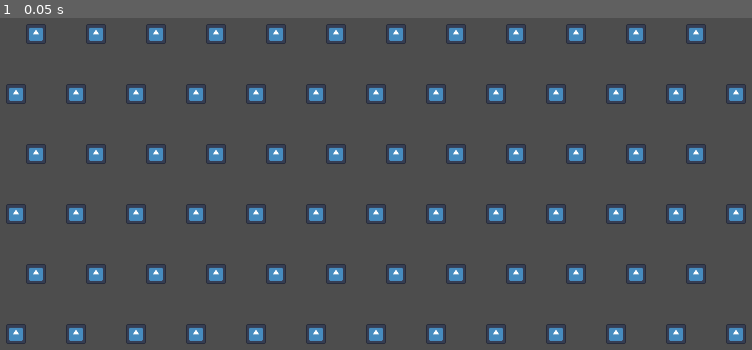
Above: before the commit, frame 1.
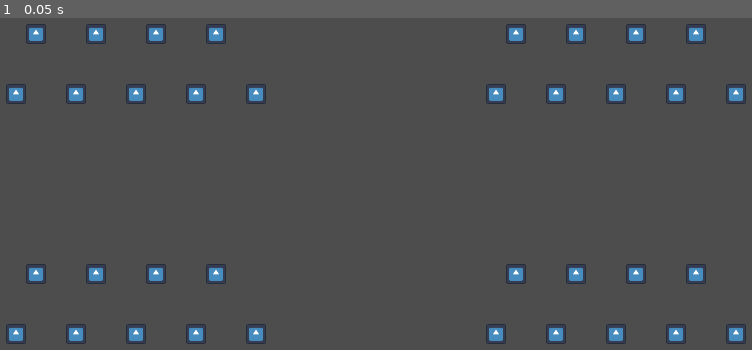
Above: after the commit, the same moment.

Repository: axQuadratic/IKEA-Escape-Quest
Game: Godot game, scene res://scenes/map-manager/floors/floor_checkerboard.tscn
Same seed, same stepped clock (60 frames per second), same inputs: the game is played once before the commit and once after it. Before the commit the project has no main scene; this scene is started directly in both runs. The engine's default icon, where the game draws it, is replaced by a stand-in: a white triangle on a blue panel in a dark square.
Inputs:
- Up to frame 1 (0.05 s): no input

The runs differ from the first frame. In frame 1, 4.0% of the frame differs, in the area x 0-100%, y 1-99%.
Error before the commit: Invalid assignment of property or key 'room_walls' with value of type 'Array' on a base object of type 'RefCounted (Room)'. (res://scripts/map-manager/map_data…

Commit message:
Map Manager Completed

Diff:
--- a/project.godot
+++ b/project.godot
@@ -11,14 +11,35 @@
 [application]
 
 config/name="IKEA Escape Quest"
+run/main_scene="res://scenes/map.tscn"
 config/features=PackedStringArray("4.3", "Forward Plus")
 config/icon="res://icon.svg"
-
-[autoload]
-
-MapData="*res://scripts/map-manager/map_data.gd"
 
 [display]
 
 window/size/viewport_width=1280
 window/size/viewport_height=720
+window/stretch/mode="viewport"
+
+[input]
+
+left={
+"deadzone": 0.5,
+"events": [Object(InputEventKey,"resource_local_to_scene":false,"resource_name":"","device":0,"window_id":0,"alt_pressed":false,"shift_pressed":false,"ctrl_pressed":false,"meta_pressed":false,"pressed":false,"keycode":0,"physical_keycode":65,"key_label":0,"unicode":0,"location":0,"echo":false,"script":null)
+]
+}
+right={
+"deadzone": 0.5,
+"events": [Object(InputEventKey,"resource_local_to_scene":false,"resource_name":"","device":-1,"window_id":0,"alt_pressed":false,"shift_pressed":false,"ctrl_pressed":false,"meta_pressed":false,"pressed":false,"keycode":0,"physical_keycode":68,"key_label":0,"unicode":100,"location":0,"echo":false,"script":null)
+]
+}
+up={
+"deadzone": 0.5,
+"events": [Object(InputEventKey,"resource_local_to_scene":false,"resource_name":"","device":-1,"window_id":0,"alt_pressed":false,"shift_pressed":false,"ctrl_pressed":false,"meta_pressed":false,"pressed":false,"keycode":0,"physical_keycode":87,"key_label":0,"unicode":119,"location":0,"echo":false,"script":null)
+]
+}
+down={
+"deadzone": 0.5,
+"events": [Object(InputEventKey,"resource_local_to_scene":false,"resource_name":"","device":-1,"window_id":0,"alt_pressed":false,"shift_pressed":false,"ctrl_pressed":false,"meta_pressed":false,"pressed":false,"keycode":0,"physical_keycode":83,"key_label":0,"unicode":115,"location":0,"echo":false,"script":null)
+]
+}
--- a/scenes/map-manager/floors/floor_checkerboard.tscn
+++ b/scenes/map-manager/floors/floor_checkerboard.tscn
@@ -24,22 +24,6 @@
 
 [node name="CollisionShape2D4" type="CollisionShape2D" parent="StaticBody2D"]
 position = Vector2(288, 0)
-shape = SubResource("RectangleShape2D_oxqtt")
-
-[node name="CollisionShape2D5" type="CollisionShape2D" parent="StaticBody2D"]
-position = Vector2(384, 0)
-shape = SubResource("RectangleShape2D_oxqtt")
-
-[node name="CollisionShape2D6" type="CollisionShape2D" parent="StaticBody2D"]
-position = Vector2(480, 0)
-shape = SubResource("RectangleShape2D_oxqtt")
-
-[node name="CollisionShape2D7" type="CollisionShape2D" parent="StaticBody2D"]
-position = Vector2(576, 0)
-shape = SubResource("RectangleShape2D_oxqtt")
-
-[node name="CollisionShape2D8" type="CollisionShape2D" parent="StaticBody2D"]
-position = Vector2(672, 0)
 shape = SubResource("RectangleShape2D_oxqtt")
 
 [node name="CollisionShape2D9" type="CollisionShape2D" parent="StaticBody2D"]
@@ -80,18 +64,6 @@
 position = Vector2(288, 0)
 shape = SubResource("RectangleShape2D_oxqtt")
 
-[node name="CollisionShape2D5" type="CollisionShape2D" parent="StaticBody2D2"]
-position = Vector2(384, 0)
-shape = SubResource("RectangleShape2D_oxqtt")
-
-[node name="CollisionShape2D6" type="CollisionShape2D" parent="StaticBody2D2"]
-position = Vector2(480, 0)
-shape = SubResource("RectangleShape2D_oxqtt")
-
-[node name="CollisionShape2D7" type="CollisionShape2D" parent="StaticBody2D2"]
-position = Vector2(576, 0)
-shape = SubResource("RectangleShape2D_oxqtt")
-
 [node name="CollisionShape2D8" type="CollisionShape2D" parent="StaticBody2D2"]
 position = Vector2(672, 0)
 shape = SubResource("RectangleShape2D_oxqtt")
@@ -112,110 +84,6 @@
 position = Vector2(1056, 0)
 shape = SubResource("RectangleShape2D_oxqtt")
 
-[node name="StaticBody2D3" type="StaticBody2D" parent="."]
-position = Vector2(96, 312)
-
-[node name="CollisionShape2D" type="CollisionShape2D" parent="StaticBody2D3"]
-shape = SubResource("RectangleShape2D_oxqtt")
-
-[node name="CollisionShape2D2" type="CollisionShape2D" parent="StaticBody2D3"]
-position = Vector2(96, 0)
-shape = SubResource("RectangleShape2D_oxqtt")
-
-[node name="CollisionShape2D3" type="CollisionShape2D" parent="StaticBody2D3"]
-position = Vector2(192, 0)
-shape = SubResource("RectangleShape2D_oxqtt")
-
-[node name="CollisionShape2D4" type="CollisionShape2D" parent="StaticBody2D3"]
-position = Vector2(288, 0)
-shape = SubResource("RectangleShape2D_oxqtt")
-
-[node name="CollisionShape2D5" type="CollisionShape2D" parent="StaticBody2D3"]
-position = Vector2(384, 0)
-shape = SubResource("RectangleShape2D_oxqtt")
-
-[node name="CollisionShape2D6" type="CollisionShape2D" parent="StaticBody2D3"]
-position = Vector2(480, 0)
-shape = SubResource("RectangleShape2D_oxqtt")
-
-[node name="CollisionShape2D7" type="CollisionShape2D" parent="StaticBody2D3"]
-position = Vector2(576, 0)
-shape = SubResource("RectangleShape2D_oxqtt")
-
-[node name="CollisionShape2D8" type="CollisionShape2D" parent="StaticBody2D3"]
-position = Vector2(672, 0)
-shape = SubResource("RectangleShape2D_oxqtt")
-
-[node name="CollisionShape2D9" type="CollisionShape2D" parent="StaticBody2D3"]
-position = Vector2(768, 0)
-shape = SubResource("RectangleShape2D_oxqtt")
-
-[node name="CollisionShape2D10" type="CollisionShape2D" parent="StaticBody2D3"]
-position = Vector2(864, 0)
-shape = SubResource("RectangleShape2D_oxqtt")
-
-[node name="CollisionShape2D11" type="CollisionShape2D" parent="StaticBody2D3"]
-position = Vector2(960, 0)
-shape = SubResource("RectangleShape2D_oxqtt")
-
-[node name="CollisionShape2D12" type="CollisionShape2D" parent="StaticBody2D3"]
-position = Vector2(1056, 0)
-shape = SubResource("RectangleShape2D_oxqtt")
-
-[node name="StaticBody2D4" type="StaticBody2D" parent="."]
-position = Vector2(160, 408)
-
-[node name="CollisionShape2D13" type="CollisionShape2D" parent="StaticBody2D4"]
-position = Vector2(-96, 0)
-shape = SubResource("RectangleShape2D_oxqtt")
-
-[node name="CollisionShape2D" type="CollisionShape2D" parent="StaticBody2D4"]
-shape = SubResource("RectangleShape2D_oxqtt")
-
-[node name="CollisionShape2D2" type="CollisionShape2D" parent="StaticBody2D4"]
-position = Vector2(96, 0)
-shape = SubResource("RectangleShape2D_oxqtt")
-
-[node name="CollisionShape2D3" type="CollisionShape2D" parent="StaticBody2D4"]
-position = Vector2(192, 0)
-shape = SubResource("RectangleShape2D_oxqtt")
-
-[node name="CollisionShape2D4" type="CollisionShape2D" parent="StaticBody2D4"]
-position = Vector2(288, 0)
-shape = SubResource("RectangleShape2D_oxqtt")
-
-[node name="CollisionShape2D5" type="CollisionShape2D" parent="StaticBody2D4"]
-position = Vector2(384, 0)
-shape = SubResource("RectangleShape2D_oxqtt")
-
-[node name="CollisionShape2D6" type="CollisionShape2D" parent="StaticBody2D4"]
-position = Vector2(480, 0)
-shape = SubResource("RectangleShape2D_oxqtt")
-
-[node name="CollisionShape2D7" type="CollisionShape2D" parent="StaticBody2D4"]
-position = Vector2(576, 0)
-shape = SubResource("RectangleShape2D_oxqtt")
-
-[node name="CollisionShape2D8" type="CollisionShape2D" parent="StaticBody2D4"]
-position = Vector2(672, 0)
-shape = SubResource("RectangleShape2D_oxqtt")
-
-[node name="CollisionShape2D9" type="CollisionShape2D" parent="StaticBody2D4"]
-position = Vector2(768, 0)
-shape = SubResource("RectangleShape2D_oxqtt")
-
-[node name="CollisionShape2D10" type="CollisionShape2D" parent="StaticBody2D4"]
-position = Vector2(864, 0)
-shape = SubResource("RectangleShape2D_oxqtt")
-
-[node name="CollisionShape2D11" type="CollisionShape2D" parent="StaticBody2D4"]
-position = Vector2(960, 0)
-shape = SubResource("RectangleShape2D_oxqtt")
-
-[node name="CollisionShape2D12" type="CollisionShape2D" parent="StaticBody2D4"]
-position = Vector2(1056, 0)
-shape = SubResource("RectangleShape2D_oxqtt")
-
 [node name="StaticBody2D5" type="StaticBody2D" parent="."]
 position = Vector2(96, 504)
 
@@ -232,22 +100,6 @@
 
 [node name="CollisionShape2D4" type="CollisionShape2D" parent="StaticBody2D5"]
 position = Vector2(288, 0)
-shape = SubResource("RectangleShape2D_oxqtt")
-
-[node name="CollisionShape2D5" type="CollisionShape2D" parent="StaticBody2D5"]
-position = Vector2(384, 0)
-shape = SubResource("RectangleShape2D_oxqtt")
-
-[node name="CollisionShape2D6" type="CollisionShape2D" parent="StaticBody2D5"]
-position = Vector2(480, 0)
-shape = SubResource("RectangleShape2D_oxqtt")
-
-[node name="CollisionShape2D7" type="CollisionShape2D" parent="StaticBody2D5"]
-position = Vector2(576, 0)
-shape = SubResource("RectangleShape2D_oxqtt")
-
-[node name="CollisionShape2D8" type="CollisionShape2D" parent="StaticBody2D5"]
-position = Vector2(672, 0)
 shape = SubResource("RectangleShape2D_oxqtt")
 
 [node name="CollisionShape2D9" type="CollisionShape2D" parent="StaticBody2D5"]
@@ -288,18 +140,6 @@
 position = Vector2(288, 0)
 shape = SubResource("RectangleShape2D_oxqtt")
 
-[node name="CollisionShape2D5" type="CollisionShape2D" parent="StaticBody2D6"]
-position = Vector2(384, 0)
-shape = SubResource("RectangleShape2D_oxqtt")
-
-[node name="CollisionShape2D6" type="CollisionShape2D" parent="StaticBody2D6"]
-position = Vector2(480, 0)
-shape = SubResource("RectangleShape2D_oxqtt")
-
-[node name="CollisionShape2D7" type="CollisionShape2D" parent="StaticBody2D6"]
-position = Vector2(576, 0)
-shape = SubResource("RectangleShape2D_oxqtt")
-
 [node name="CollisionShape2D8" type="CollisionShape2D" parent="StaticBody2D6"]
 position = Vector2(672, 0)
 shape = SubResource("RectangleShape2D_oxqtt")
--- /dev/null
+++ b/scenes/map-manager/minimap/map_icon.tscn
@@ -0,0 +1,6 @@
+[gd_scene format=3 uid="uid://dxva8okj37ysh"]
+
+[node name="MapIcon" type="ColorRect"]
+size_flags_horizontal = 3
+size_flags_vertical = 3
+color = Color(0.411765, 0.411765, 0.411765, 0)
--- a/scenes/map-manager/room.tscn
+++ b/scenes/map-manager/room.tscn
@@ -1,34 +1,58 @@
-[gd_scene load_steps=4 format=3 uid="uid://jvb0lna6ynwc"]
+[gd_scene load_steps=5 format=3 uid="uid://jvb0lna6ynwc"]
 
 [ext_resource type="Script" path="res://scripts/map-manager/room.gd" id="1_mmyys"]
+[ext_resource type="Texture2D" uid="uid://wbd4f4p66e2v" path="res://icon.svg" id="2_x338x"]
 
-[sub_resource type="RectangleShape2D" id="RectangleShape2D_mmpnj"]
+[sub_resource type="RectangleShape2D" id="RectangleShape2D_5xnes"]
 size = Vector2(64, 32)
 
-[sub_resource type="RectangleShape2D" id="RectangleShape2D_lxoos"]
+[sub_resource type="RectangleShape2D" id="RectangleShape2D_643t5"]
 size = Vector2(32, 64)
 
 [node name="Room" type="Node2D"]
 script = ExtResource("1_mmyys")
-room_walls = Array[String](["closed", "open", "open", "closed"])
+room_walls = ["closed", "open", "open", "closed"]
 room_floor = "block"
 
-[node name="DoorManager" type="Area2D" parent="."]
+[node name="DoorCollisionManager" type="StaticBody2D" parent="."]
 
-[node name="TopCollision" type="CollisionShape2D" parent="DoorManager"]
+[node name="TopCollision" type="CollisionShape2D" parent="DoorCollisionManager"]
+visible = false
 position = Vector2(640, 16)
-shape = SubResource("RectangleShape2D_mmpnj")
+shape = SubResource("RectangleShape2D_5xnes")
+disabled = true
 
-[node name="RightCollision" type="CollisionShape2D" parent="DoorManager"]
+[node name="Sprite2D" type="Sprite2D" parent="DoorCollisionManager/TopCollision"]
+position = Vector2(2.38419e-05, 2.86102e-06)
+scale = Vector2(0.5, 0.25)
+texture = ExtResource("2_x338x")
+
+[node name="RightCollision" type="CollisionShape2D" parent="DoorCollisionManager"]
+visible = false
 position = Vector2(1264, 360)
-shape = SubResource("RectangleShape2D_lxoos")
+shape = SubResource("RectangleShape2D_643t5")
+disabled = true
 
-[node name="BottomCollision" type="CollisionShape2D" parent="DoorManager"]
+[node name="Sprite2D" type="Sprite2D" parent="DoorCollisionManager/RightCollision"]
+scale = Vector2(0.25, 0.5)
+texture = ExtResource("2_x338x")
+
+[node name="BottomCollision" type="CollisionShape2D" parent="DoorCollisionManager"]
+visible = false
 position = Vector2(640, 704)
-shape = SubResource("RectangleShape2D_mmpnj")
+shape = SubResource("RectangleShape2D_5xnes")
+disabled = true
 
-[node name="LeftCollision" type="CollisionShape2D" parent="DoorManager"]
+[node name="Sprite2D" type="Sprite2D" parent="DoorCollisionManager/BottomCollision"]
+scale = Vector2(0.5, 0.25)
+texture = ExtResource("2_x338x")
+
+[node name="LeftCollision" type="CollisionShape2D" parent="DoorCollisionManager"]
+visible = false
 position = Vector2(16, 360)
-shape = SubResource("RectangleShape2D_lxoos")
+shape = SubResource("RectangleShape2D_643t5")
+disabled = true
 
-[connection signal="body_entered" from="DoorManager" to="." method="on_door_entered"]
+[node name="Sprite2D" type="Sprite2D" parent="DoorCollisionManager/LeftCollision"]
+scale = Vector2(0.25, 0.5)
+texture = ExtResource("2_x338x")
--- /dev/null
+++ b/scenes/map.tscn
@@ -0,0 +1,74 @@
+[gd_scene load_steps=7 format=3 uid="uid://ybed6lxxswyd"]
+
+[ext_resource type="Script" path="res://scripts/map-manager/map.gd" id="1_1yym6"]
+[ext_resource type="PackedScene" uid="uid://be256m1ttfvev" path="res://scenes/player.tscn" id="1_4r1un"]
+[ext_resource type="PackedScene" uid="uid://jvb0lna6ynwc" path="res://scenes/map-manager/room.tscn" id="2_c818s"]
+[ext_resource type="Script" path="res://scripts/map-manager/minimap/minimap.gd" id="4_welux"]
+
+[sub_resource type="RectangleShape2D" id="RectangleShape2D_mf0yf"]
+size = Vector2(64, 32)
+
+[sub_resource type="RectangleShape2D" id="RectangleShape2D_t6k8k"]
+size = Vector2(32, 64)
+
+[node name="Map" type="Node2D"]
+script = ExtResource("1_1yym6")
+
+[node name="Player" parent="." instance=ExtResource("1_4r1un")]
+position = Vector2(640, 360)
+
+[node name="Room" parent="." instance=ExtResource("2_c818s")]
+room_walls = []
+room_floor = ""
+
+[node name="DoorManager" type="Area2D" parent="."]
+
+[node name="TopCollision" type="CollisionShape2D" parent="DoorManager"]
+position = Vector2(640, 16)
+shape = SubResource("RectangleShape2D_mf0yf")
+
+[node name="RightCollision" type="CollisionShape2D" parent="DoorManager"]
+position = Vector2(1264, 360)
+shape = SubResource("RectangleShape2D_t6k8k")
+
+[node name="BottomCollision" type="CollisionShape2D" parent="DoorManager"]
+position = Vector2(640, 704)
+shape = SubResource("RectangleShape2D_mf0yf")
+
+[node name="LeftCollision" type="CollisionShape2D" parent="DoorManager"]
+position = Vector2(16, 360)
+shape = SubResource("RectangleShape2D_t6k8k")
+
+[node name="Control" type="Control" parent="."]
+layout_mode = 3
+anchors_preset = 10
+anchor_right = 1.0
+offset_right = 1280.0
+offset_bottom = 720.0
+grow_horizontal = 2
+
+[node name="Minimap" type="PanelContainer" parent="Control"]
+layout_mode = 0
+offset_left = 964.0
+offset_top = 16.0
+offset_right = 1264.0
+offset_bottom = 216.0
+script = ExtResource("4_welux")
+
+[node name="GridContainer" type="GridContainer" parent="Control/Minimap"]
+layout_mode = 2
+
+[node name="Button" type="Button" parent="Control"]
+layout_mode = 1
+anchors_preset = 2
+anchor_top = 1.0
+anchor_bottom = 1.0
+offset_left = 1104.0
+offset_top = -51.0
+offset_right = 1264.0
+offset_bottom = -16.0
+grow_vertical = 0
+text = "Trigger Room Clear"
+
+[connection signal="body_shape_entered" from="DoorManager" to="." method="on_door_entered"]
+[connection signal="pressed" from="Control/Button" to="." method="on_enemy_defeated"]
--- /dev/null
+++ b/scenes/player.tscn
@@ -0,0 +1,18 @@
+[gd_scene load_steps=4 format=3 uid="uid://be256m1ttfvev"]
+
+[ext_resource type="Texture2D" uid="uid://wbd4f4p66e2v" path="res://icon.svg" id="1_1ryeu"]
+[ext_resource type="Script" path="res://scripts/player.gd" id="1_pg4y0"]
+
+[sub_resource type="RectangleShape2D" id="RectangleShape2D_l3xmv"]
+size = Vector2(32, 32)
+
+[node name="Player" type="CharacterBody2D"]
+script = ExtResource("1_pg4y0")
+
+[node name="CollisionShape2D" type="CollisionShape2D" parent="."]
+shape = SubResource("RectangleShape2D_l3xmv")
+
+[node name="Sprite2D" type="Sprite2D" parent="CollisionShape2D"]
+position = Vector2(4.17233e-07, -4.76837e-07)
+scale = Vector2(0.25, 0.25)
+texture = ExtResource("1_1ryeu")
--- /dev/null
+++ b/scripts/map-manager/map.gd
@@ -0,0 +1,143 @@
+extends Node2D
+
+
+@onready var player: Node2D = get_node("Player")
+@onready var room: Node2D = get_node("Room")
+@onready var minimap: Control = get_node("Control/Minimap")
+
+
+class Room:
+	var room_walls: Array
+	var room_floor: String
+	var room_position: Vector2i
+
+	func _init(_room_walls, _room_floor, _room_position) -> void:
+		self.room_walls = _room_walls
+		self.room_floor = _room_floor
+		self.room_position = _room_position
+
+
+var map_data: Array[Room]
+
+var player_current_pos: Vector2i = Vector2i(10, 10)
+
+# Called when the node enters the scene tree for the first time.
+func _ready() -> void:
+	generate_map()
+	update_position(true)
+
+func generate_map() -> void:
+	randomize()
+
+	var room_count: int = randi_range(10, 20)
+
+	var floor_types: Array[String]
+	var floor_dir = DirAccess.open("res://scenes/map-manager/floors/")
+	floor_dir.list_dir_begin()
+
+	var file_name = floor_dir.get_next()
+	while file_name != "":
+		floor_types.append(file_name.replace("floor_", "").replace(".tscn", ""))
+
+		file_name = floor_dir.get_next()
+
+	floor_dir.list_dir_end()
+
+	var occupied_positions: Array[Vector2i]
+	var last_position: Vector2i = Vector2i(10, 10)
+
+	for i in range(room_count):
+		var new_position: Vector2i = last_position
+		while true:
+
+			match randi_range(0, 3):
+				0:
+					new_position.x += 1
+				1:
+					new_position.x -= 1
+				2:
+					new_position.y += 1
+				3:
+					new_position.y -= 1
+
+			if new_position in occupied_positions:
+				new_position = last_position
+				continue
+
+			last_position = new_position
+			break
+
+		var new_floor: String = floor_types.pick_random()
+
+		# Walls are defined once all rooms are placed
+		map_data.append(Room.new(["closed", "closed", "closed", "closed"], new_floor, new_position))
+		occupied_positions.append(new_position)
+
+	# Create doors in all shared walls
+	for data_room in map_data:
+
+		if Vector2i(data_room.room_position.x, data_room.room_position.y - 1) in occupied_positions:
+			data_room.room_walls[0] = "open"
+			print("Top open")
+
+		if Vector2i(data_room.room_position.x + 1, data_room.room_position.y) in occupied_positions:
+			data_room.room_walls[1] = "open"
+			print("Right open")
+
+		if Vector2i(data_room.room_position.x, data_room.room_position.y + 1) in occupied_positions:
+			data_room.room_walls[2] = "open"
+			print("Bottom open")
+
+		if Vector2i(data_room.room_position.x - 1, data_room.room_position.y) in occupied_positions:
+			data_room.room_walls[3] = "open"
+			print("Left open")
+
+
+func update_position(first_update = false) -> void:
+	var current_room: Room
+
+	for data_room in map_data:
+		if data_room.room_position != player_current_pos: continue
+
+		current_room = data_room
+		break
+
+	if current_room == null and first_update:
+		# Fall back to first created room
+		current_room = map_data[0]
+		player_current_pos = current_room.room_position
+
+	room.room_walls = current_room.room_walls
+	room.room_floor = current_room.room_floor
+
+	if first_update:
+		room.generate_room()
+		minimap.update_minimap(map_data, player_current_pos)
+
+	else:
+		room.call_deferred("generate_room")
+		minimap.call_deferred("update_minimap", map_data, player_current_pos)
+
+
+func on_door_entered(_body_rid: RID, body: Node2D, _body_shape_index: int, local_shape_index: int) -> void:
+	if body != player: return
+
+	match local_shape_index:
+		0:
+			player_current_pos.y -= 1
+			player.global_position = Vector2i(640, 672)
+		1:
+			player_current_pos.x += 1
+			player.global_position = Vector2i(48, 360)
+		2:
+			player_current_pos.y += 1
+			player.global_position = Vector2i(640, 48)
+		3:
+			player_current_pos.x -= 1
+			player.global_position = Vector2i(1232, 360)
+
+	update_position()
+
+
+func on_enemy_defeated() -> void:
+	room.call_deferred("clear_room")
--- a/scripts/map-manager/map_data.gd
+++ /dev/null
@@ -1,79 +0,0 @@
-extends Node
-
-
-class Room:
-	var room_walls: Array[String]
-	var room_floor: String
-	var room_position: Vector2i
-
-	func _init(_room_walls, _room_floor, _room_position) -> void:
-		self.room_walls = _room_walls
-		self.room_floor = _room_floor
-		self.room_position = _room_position
-
-
-var map_data: Array[Room]
-
-# Called when the node enters the scene tree for the first time.
-func _ready() -> void:
-	generate_map()
-
-
-func generate_map() -> void:
-	randomize()
-
-	var room_count: int = randi_range(10, 20)
-
-	var floor_types: Array[String]
-	var floor_dir = DirAccess.open("res://scenes/map-manager/floors/")
-	floor_dir.list_dir_begin()
-
-	var file_name = floor_dir.get_next()
-	while file_name != "":
-		floor_types.append(file_name.replace("floor_", "").replace(".tscn", ""))
-
-		file_name = floor_dir.get_next()
-
-	floor_dir.list_dir_end()
-
-	var occupied_positions: Array[Vector2i]
-	var last_position: Vector2i = Vector2i(10, 10)
-
-	for i in range(room_count):
-		var new_position: Vector2i = last_position
-		while true:
-
-			match randi_range(0, 3):
-				0:
-					new_position.x += 1
-				1:
-					new_position.x -= 1
-				2:
-					new_position.y += 1
-				3:
-					new_position.y -= 1
-
-			if new_position in occupied_positions:
-				new_position = last_position
-				continue
-
-			break
-
-		var new_floor: String = floor_types.pick_random()
-
-		# Walls are defined once all rooms are placed
-		map_data.append(Room.new(["closed", "closed", "closed", "closed"], new_floor, new_position))
-
-	# Create doors in all shared walls
-	for room in map_data:
-		if Vector2i(room.room_position.x, room.room_position.y - 1) in occupied_positions:
-			room.room_walls[0] = "open"
-
-		if Vector2i(room.room_position.x + 1, room.room_position.y) in occupied_positions:
-			room.room_walls[1] = "open"
-
-		if Vector2i(room.room_position.x, room.room_position.y + 1) in occupied_positions:
-			room.room_walls[2] = "open"
-
-		if Vector2i(room.room_position.x - 1, room.room_position.y) in occupied_positions:
-			room.room_walls[3] = "open"
--- /dev/null
+++ b/scripts/map-manager/minimap/minimap.gd
@@ -0,0 +1,43 @@
+extends PanelContainer
+
+var map_icon: PackedScene = preload("res://scenes/map-manager/minimap/map_icon.tscn")
+
+@onready var map_grid: GridContainer = get_node("GridContainer")
+
+
+func update_minimap(map_data: Array, player_current_pos: Vector2i):
+	for icon in map_grid.get_children():
+		icon.queue_free()
+
+	var highest_x_pos: int
+	for room in map_data:
+		if room.room_position.x <= highest_x_pos: continue
+
+		highest_x_pos = room.room_position.x
+
+	var lowest_y_pos: int = 99
+	for room in map_data:
+		if room.room_position.y > lowest_y_pos: continue
+
+		lowest_y_pos = room.room_position.y
+
+	map_grid.columns = highest_x_pos + 1
+
+	var room_positions: Array[Vector2i]
+	for room in map_data:
+		room_positions.append(Vector2i(room.room_position.x, room.room_position.y - lowest_y_pos))
+
+	player_current_pos = Vector2i(player_current_pos.x, player_current_pos.y - lowest_y_pos)
+
+	for y in range(highest_x_pos + 1):
+		for x in range(highest_x_pos + 1):
+			var new_icon: ColorRect = map_icon.instantiate()
+
+			if player_current_pos == Vector2i(x, y):
+				new_icon.color = "#ffffff"
+			elif Vector2i(x, y) in room_positions:
+				new_icon.color = "#696969"
+			else:
+				new_icon.color = "#00000000"
+
+			map_grid.add_child(new_icon)
--- a/scripts/map-manager/room.gd
+++ b/scripts/map-manager/room.gd
@@ -11,39 +11,46 @@
 }
 var floors: Array[PackedScene]
 
-@export var room_walls: Array[String]
+@export var room_walls: Array
 @export var room_floor: String
 
-
-func _ready() -> void:
-	randomize()
-	generate_room()
+@onready var door_collision_manager: StaticBody2D = get_node("DoorCollisionManager")
 
 
 func generate_room() -> void:
-	# Destroy any current walls
 	for child in get_children():
-		if child is Control: continue
+		if child == door_collision_manager: continue
 
 		child.queue_free()
+
+	var wall_index: int = 0
+	for door in door_collision_manager.get_children():
+		if room_walls[wall_index] != "open":
+			wall_index += 1
+			continue
+
+		door.disabled = false
+		door.visible = true
+
+		wall_index += 1
 
 	# Place walls on all sides
 	var wall_instance = wall_types_h[room_walls[0]].instantiate()
 	add_child(wall_instance)
 	move_child(wall_instance, 0)
 
-	wall_instance = wall_types_h[room_walls[1]].instantiate()
+	wall_instance = wall_types_v[room_walls[1]].instantiate()
+	add_child(wall_instance)
+	wall_instance.set_global_position(Vector2(get_viewport_rect().size.x - 32, 0))
+	move_child(wall_instance, 0)
+
+	wall_instance = wall_types_h[room_walls[2]].instantiate()
 	add_child(wall_instance)
 	wall_instance.set_global_position(Vector2(0, get_viewport_rect().size.y - 32)) # Move to bottom of screen excluding wall width
 	move_child(wall_instance, 0)
 
-	wall_instance = wall_types_v[room_walls[2]].instantiate()
-	add_child(wall_instance)
-	move_child(wall_instance, 0)
-
 	wall_instance = wall_types_v[room_walls[3]].instantiate()
 	add_child(wall_instance)
-	wall_instance.set_global_position(Vector2(get_viewport_rect().size.x - 32, 0))
 	move_child(wall_instance, 0)
 
 	# Select a floor
@@ -52,5 +59,9 @@
 	move_child(floor_instance, 0)
 
 
-func on_door_entered(body: Node2D) -> void:
-	pass # Replace with function body.
+func clear_room() -> void:
+	# Triggered when all enemies are defeated
+	print("Room cleared!")
+	for door in door_collision_manager.get_children():
+		door.disabled = true
+		door.visible = false
--- a/scripts/player.gd
+++ b/scripts/player.gd
@@ -18,4 +18,4 @@
 		print("Mouse Motion at: ", event.position)
 
 	# Print the size of the viewport.
-	print("Viewport Resolution is: ", get_viewport().get_visible_rect().size)
+	#print("Viewport Resolution is: ", get_viewport().get_visible_rect().size)
Not shown, added: scenes/mapFD54.tmp
